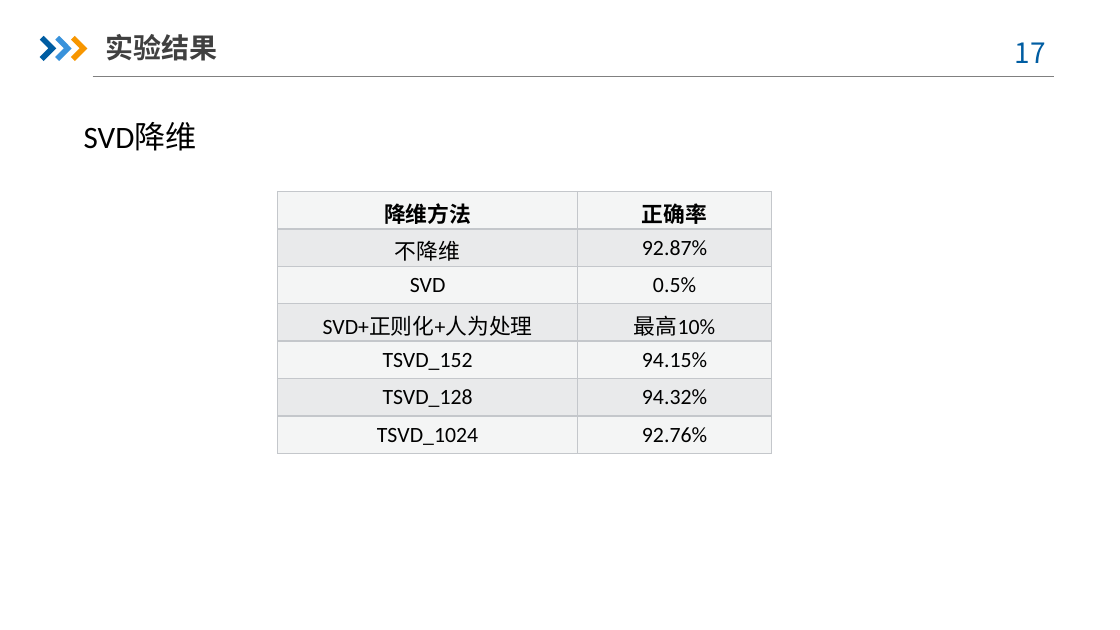
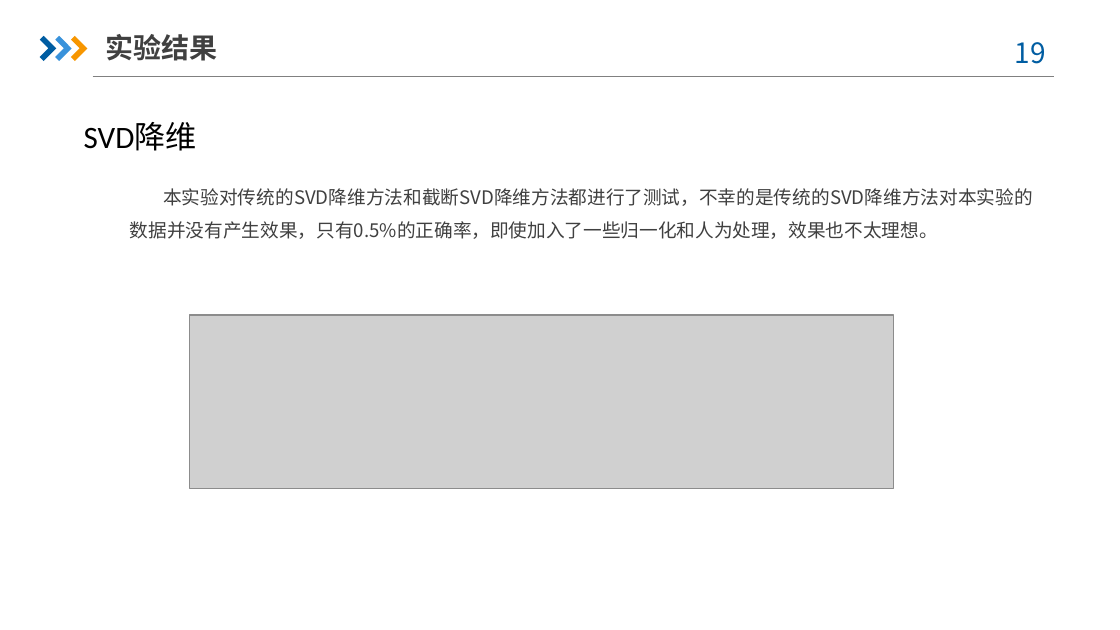
Before and after one commit to JT-Wong/course_homework, a slide deck: slide 19 of 数据科学基础/数据降维方法.pptx (slide 17 before the commit). Drawn at 1120x630 pixels with LibreOffice and Linux fonts; fonts in the diff are those of the drawing; grey boxes stand for pictures; background and template pictures are left out. Boxes give left, top, right and bottom in pixels: in the first picture for what was removed or moved away, otherwise in the second. Text is boxed around its words. In the diff, an @@ line names an element or a change of style, - is before the commit and + after.

```diff
--- a/数据科学基础/数据降维方法.pptx
+++ b/数据科学基础/数据降维方法.pptx
@@ page number at (1015,42,1046,64): text changed @@
-17
+19
@@ text added at (130,188,1032,239), 12 pt, text #404040 @@
+本实验对传统的SVD降维方法和截断SVD降维方法都进行了测试，不幸的是传统的SVD降维方法对本实验的数据并没有产生效果，只有0.5%的正确率，即使加入了一些归一化和人为处理，效果也不太理想。
@@ table removed at (278,192,772,452), 7 rows, 2 columns @@
-降维方法 | 正确率
-不降维 | 92.87%
-SVD | 0.5%
-SVD+正则化+人为处理 | 最高10%
-TSVD_152 | 94.15%
-TSVD_128 | 94.32%
-TSVD_1024 | 92.76%
@@ picture added at (189,315,893,488) @@
```
Also in this commit, not shown: 5 other slides changed, 3 slides added, 11 other files.
